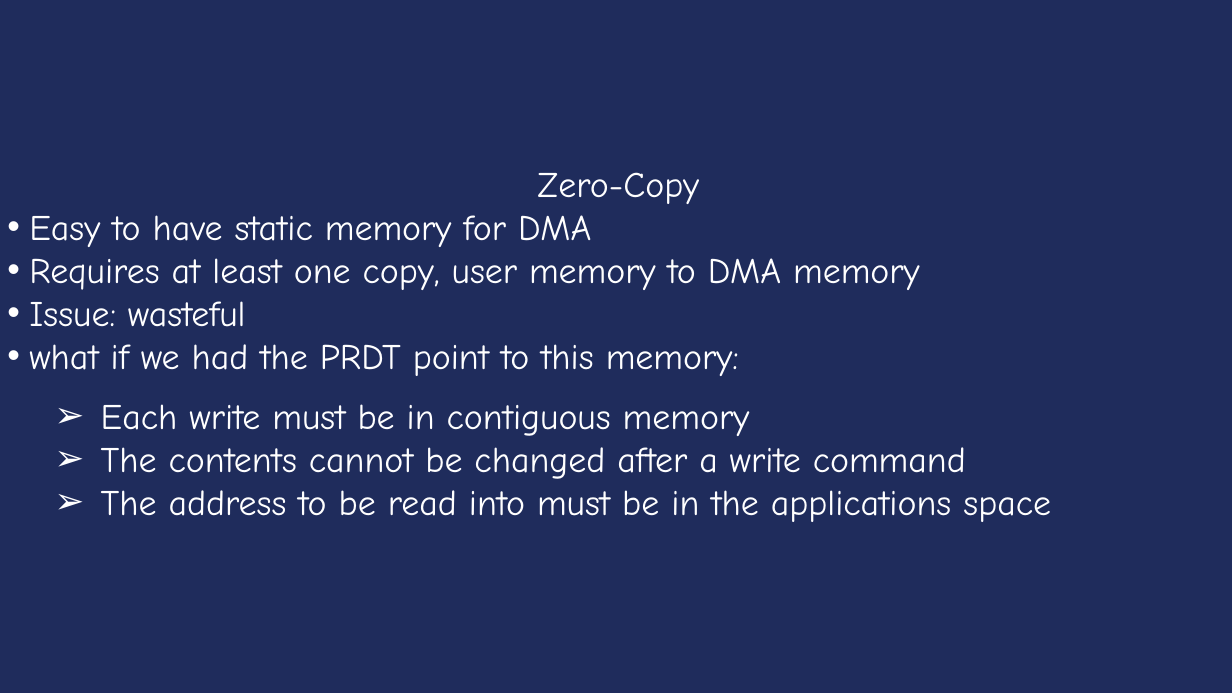
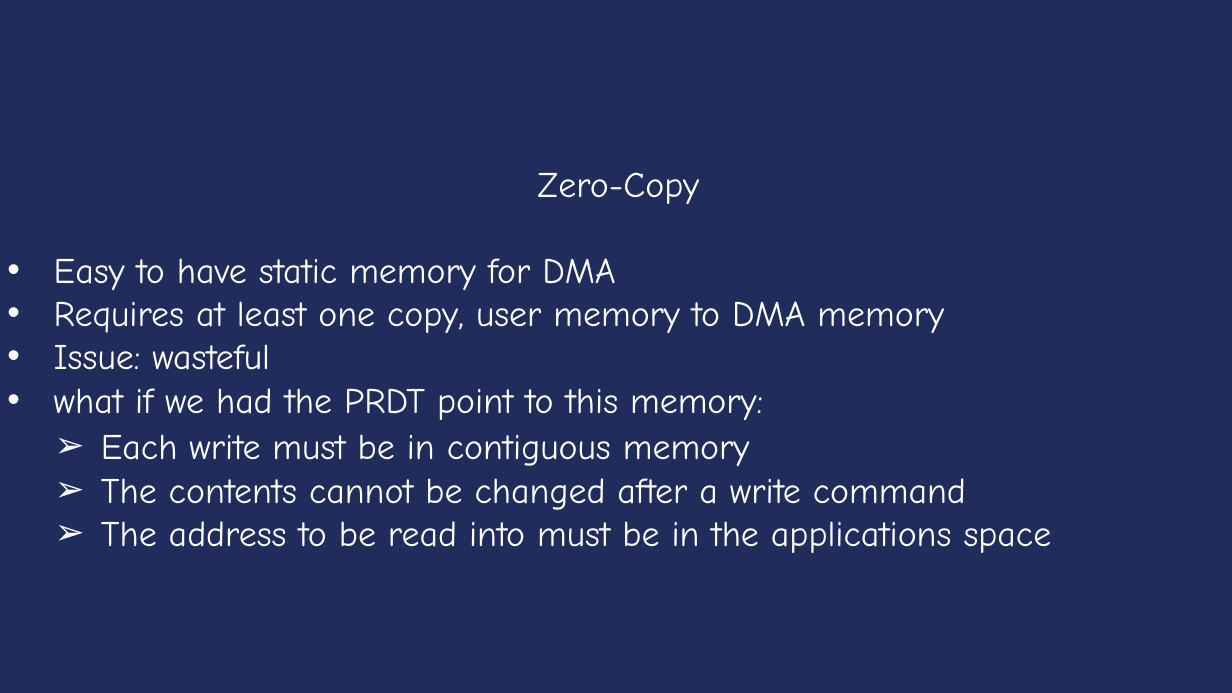
Before and after one commit to Rpersie/xv6-course, a slide deck: slide 34 of yale/ppt/ppt-english/Lecture12-Devices and IO.ppt. Drawn at 1232x693 pixels with LibreOffice and Linux fonts; fonts in the diff are those of the drawing. Boxes give left, top, right and bottom in pixels: in the first picture for what was removed or moved away, otherwise in the second. Text is boxed around its words. In the diff, an @@ line names an element or a change of style, - is before the commit and + after.

```diff
--- a/yale/ppt/ppt-english/Lecture12-Devices and IO.ppt
+++ b/yale/ppt/ppt-english/Lecture12-Devices and IO.ppt
@@ text at (x1=54, y1=258, x2=944, y2=420): indent changed @@
@@ text "Each write must be in ..." moved from (x1=101, y1=404, x2=1051, y2=522) to (x1=101, y1=434, x2=1052, y2=553) @@
```
Also in this commit, not shown: 34 other slides changed, 16 other files.
